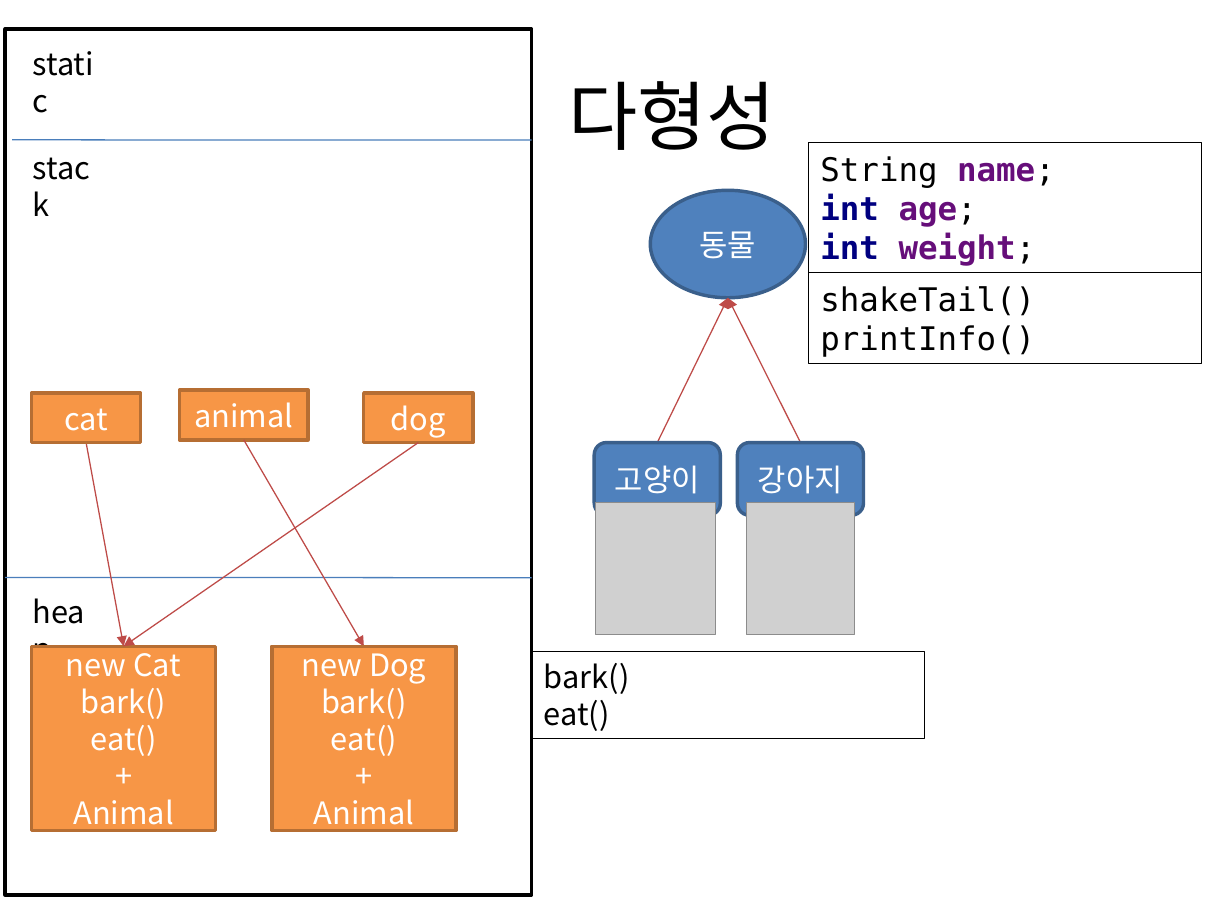
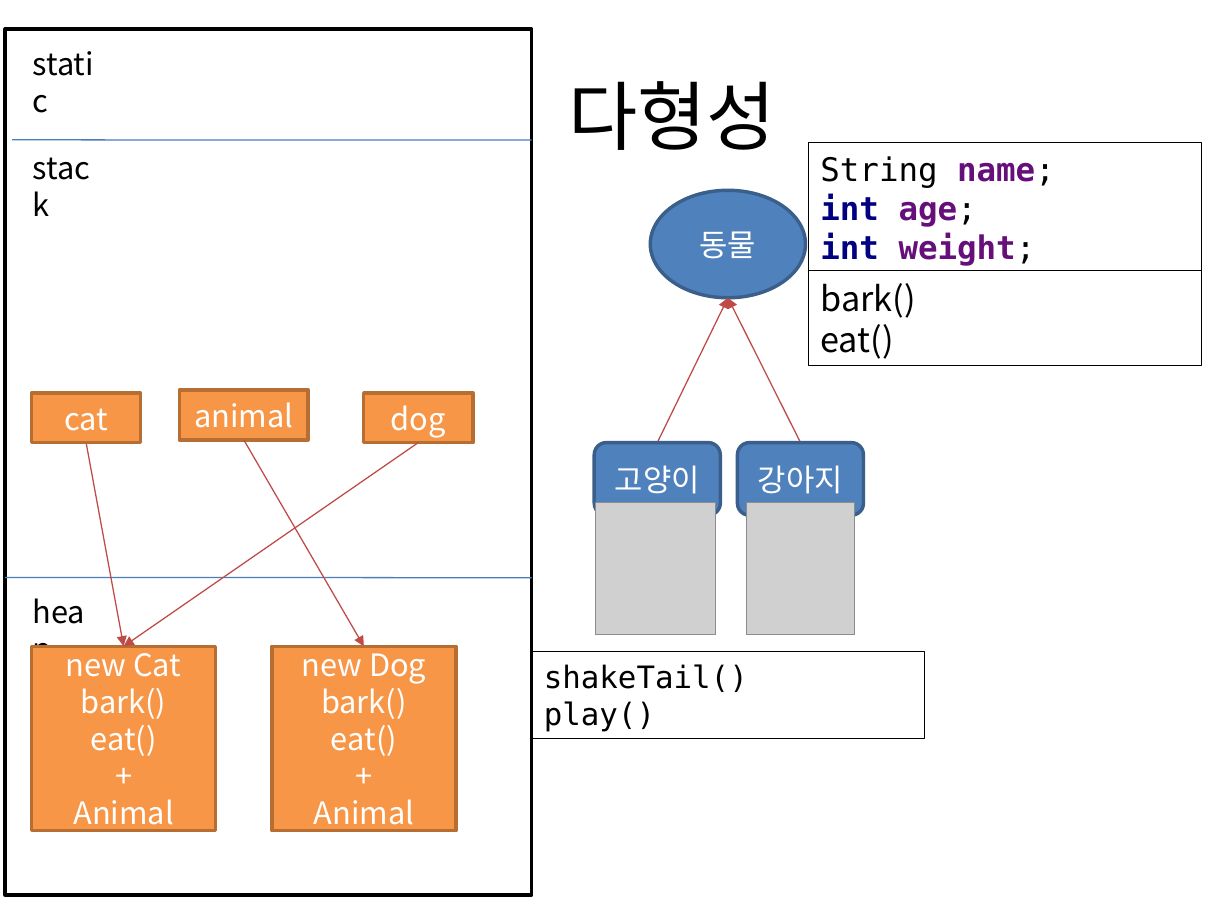
Before and after one commit to terdong/JavaStudyForAcademyStudent2, a slide deck: slide 11 of ppt/day14_다형성.pptx. Drawn at 1232x924 pixels with LibreOffice and Linux fonts; fonts in the diff are those of the drawing; grey boxes stand for pictures. Boxes give left, top, right and bottom in pixels: in the first picture for what was removed or moved away, otherwise in the second. Text is boxed around its words. In the diff, an @@ line names an element or a change of style, - is before the commit and + after.

```diff
--- a/ppt/day14_다형성.pptx
+++ b/ppt/day14_다형성.pptx
@@ text in rectangle at [820,283,915,359]: text changed; size 19 to 20 pt; font DejaVu Sans Mono to Noto Sans CJK KR @@
-shakeTail()
-printInfo()
+bark()
+eat()
@@ text in rectangle at [544,664,748,732]: text changed; font Noto Sans CJK KR to DejaVu Sans Mono @@
-bark()
-eat()
+shakeTail()
+play()
```
Also in this commit, not shown: 18 other files.
